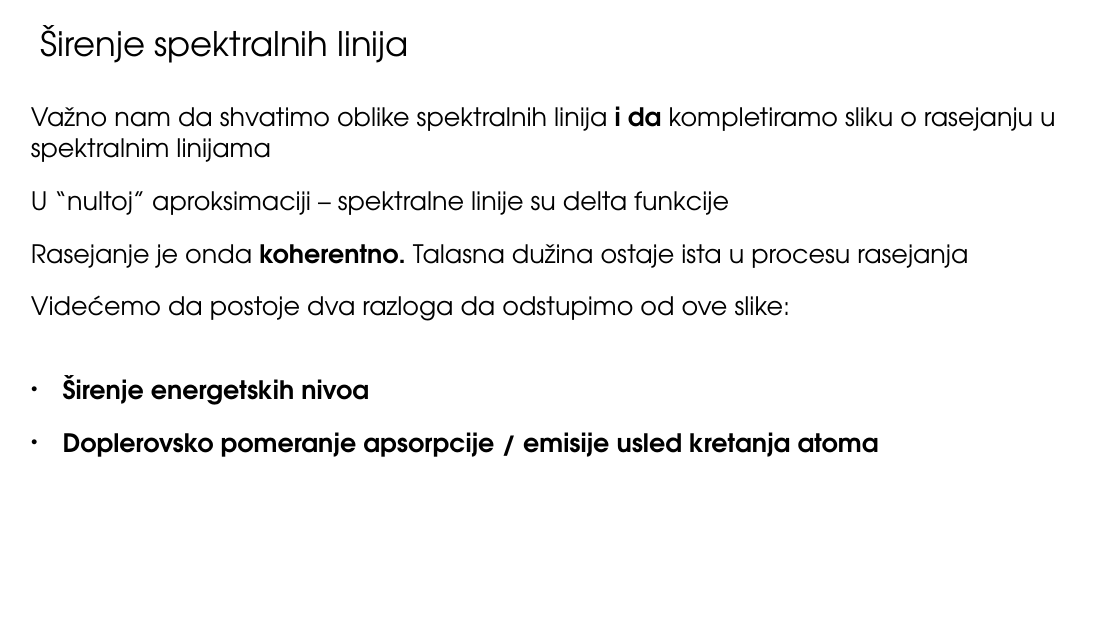
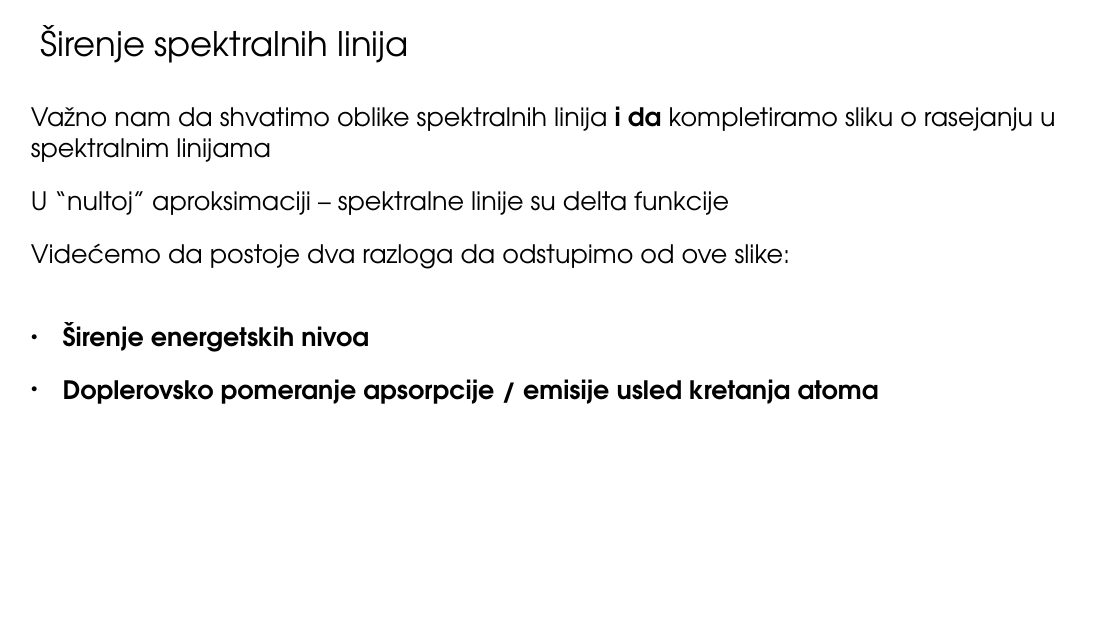
Before and after one commit to ivanzmilic/TZS_matf, a slide deck: slide 6 of Predavanja/Predavanje_09_Sirenje_Spektralnih_Linija.pptx. Drawn at 1120x630 pixels with LibreOffice and Linux fonts; fonts in the diff are those of the drawing. Boxes give left, top, right and bottom in pixels: in the first picture for what was removed or moved away, otherwise in the second. Text is boxed around its words. In the diff, an @@ line names an element or a change of style, - is before the commit and + after.

```diff
--- a/Predavanja/Predavanje_09_Sirenje_Spektralnih_Linija.pptx
+++ b/Predavanja/Predavanje_09_Sirenje_Spektralnih_Linija.pptx
@@ text at (31,244,968,268): paragraph removed @@
-Rasejanje je onda koherentno. Talasna dužina ostaje ista u procesu rasejanja
```
Also in this commit, not shown: 1 other slide changed.
